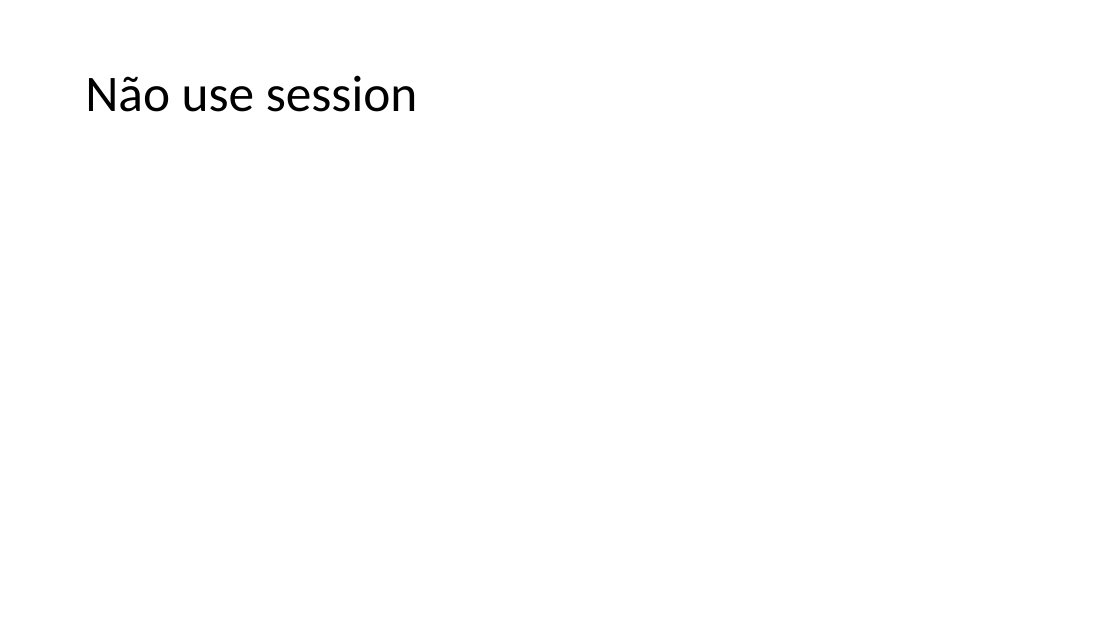
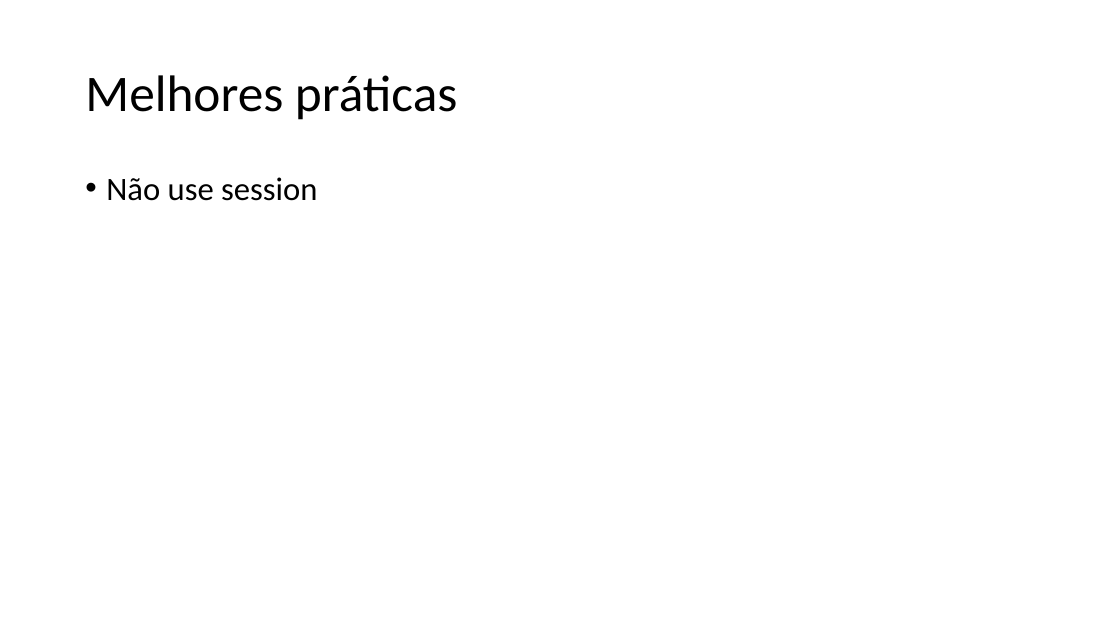
Before and after one commit to leolana/AspnetMvcLab, a slide deck: slide 15 of Presentation/AspNetMvc.pptx (slide 14 before the commit). Drawn at 1120x630 pixels with LibreOffice and Linux fonts; fonts in the diff are those of the drawing. Boxes give left, top, right and bottom in pixels: in the first picture for what was removed or moved away, otherwise in the second. Text is boxed around its words. In the diff, an @@ line names an element or a change of style, - is before the commit and + after.

```diff
--- a/Presentation/AspNetMvc.pptx
+++ b/Presentation/AspNetMvc.pptx
@@ title at (85, 75, 457, 120): text changed @@
-Não use session
+Melhores práticas
@@ text added at (106, 177, 317, 201), 28 pt, text #000000 @@
+• Não use session
```
Also in this commit, not shown: 4 other slides changed, 6 slides added, 3 slides removed, 21 other files.
